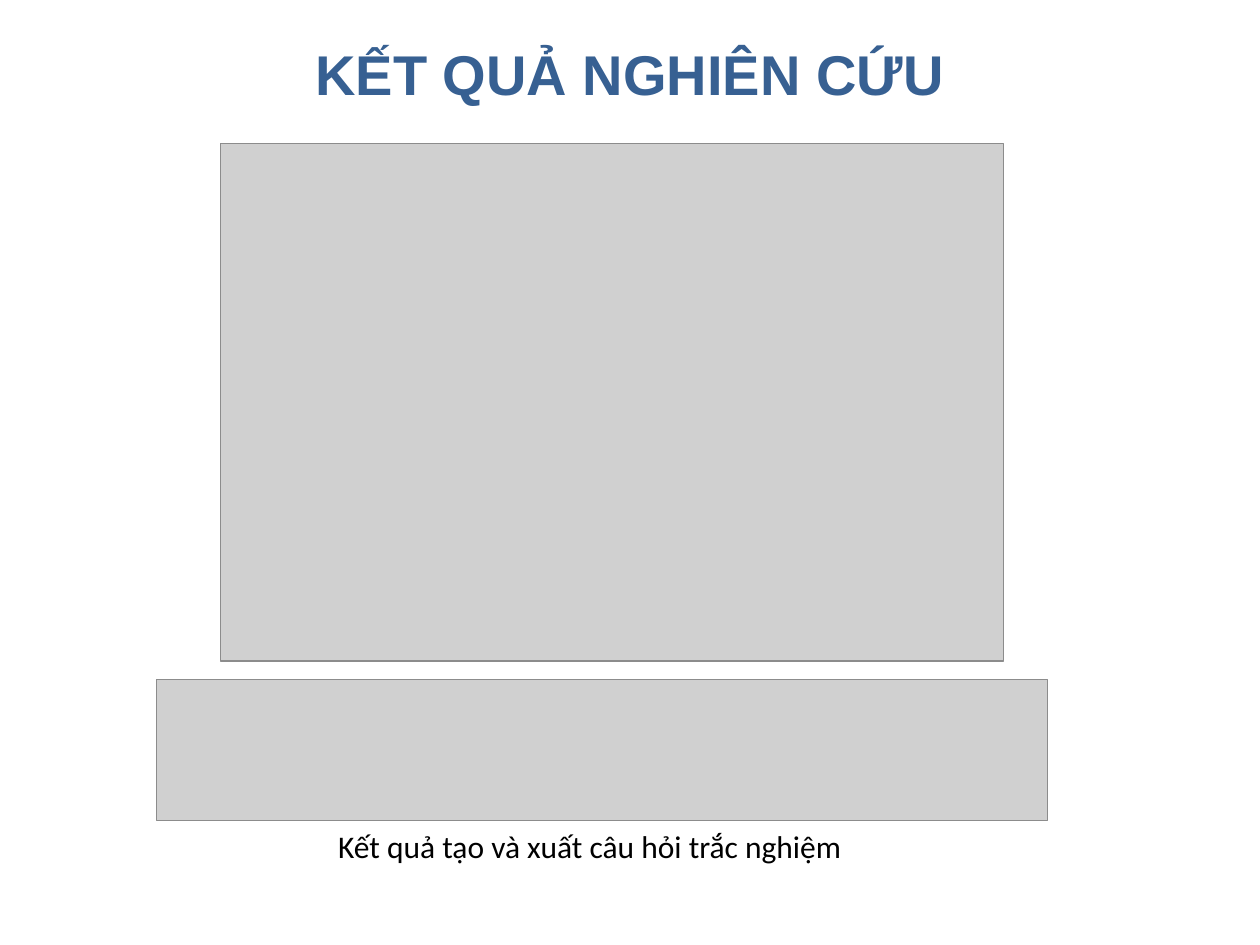
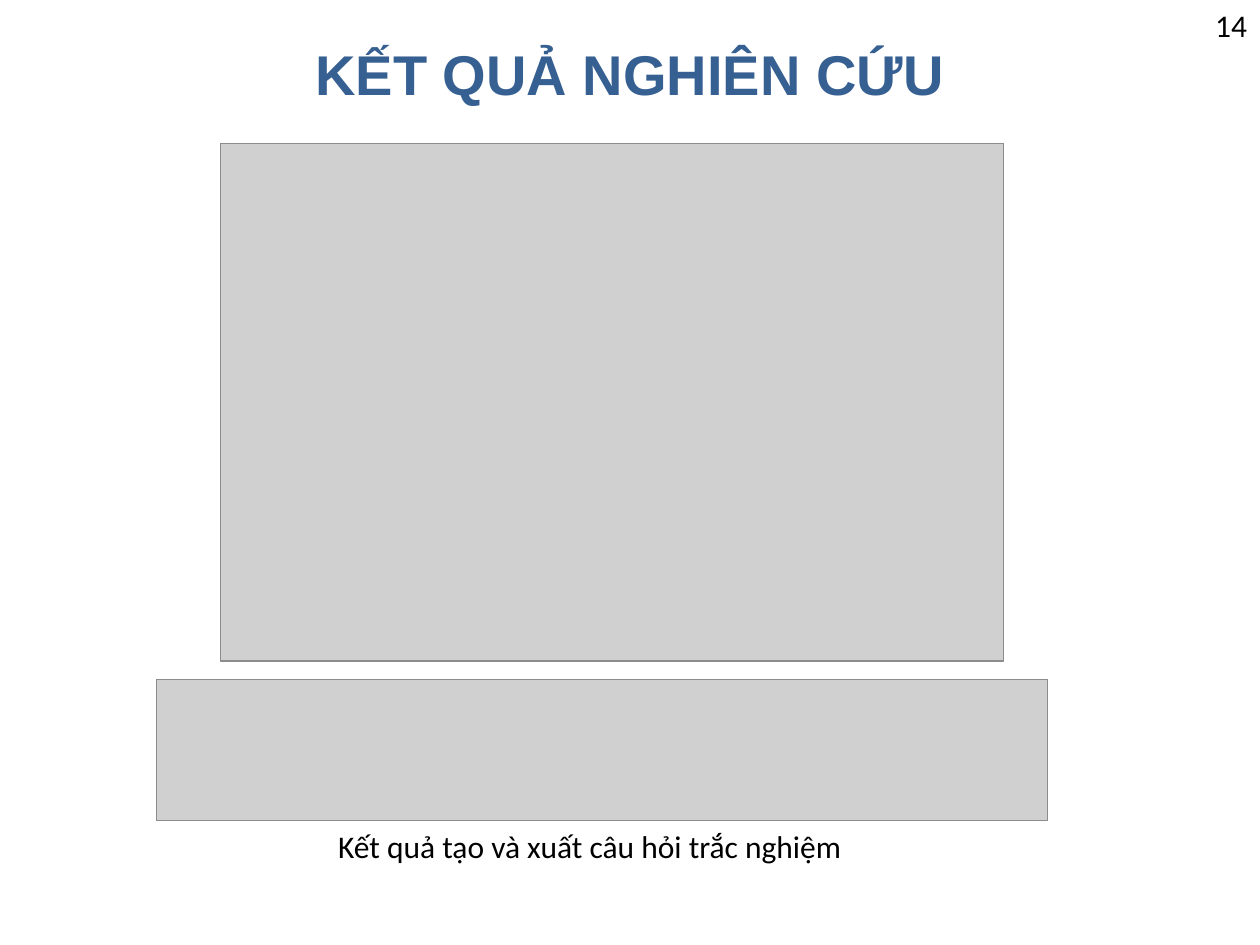
Before and after one commit to nguyentruongvu2/tn-nguyentruongvu-taohoclieu-rag, a slide deck: slide 14 of docs/PPT_RAG_Tao_tai_lieu_giang_day.pptx. Drawn at 1260x945 pixels with LibreOffice and Linux fonts; fonts in the diff are those of the drawing; grey boxes stand for pictures; background and template pictures are left out. Boxes give left, top, right and bottom in pixels: in the first picture for what was removed or moved away, otherwise in the second. Text is boxed around its words. In the diff, an @@ line names an element or a change of style, - is before the commit and + after.

```diff
--- a/docs/PPT_RAG_Tao_tai_lieu_giang_day.pptx
+++ b/docs/PPT_RAG_Tao_tai_lieu_giang_day.pptx
@@ text added at <box>1215,16,1247,37</box>, 18 pt, text #000000 @@
+14
```
Also in this commit, not shown: 16 other slides changed, 1 slide added.
